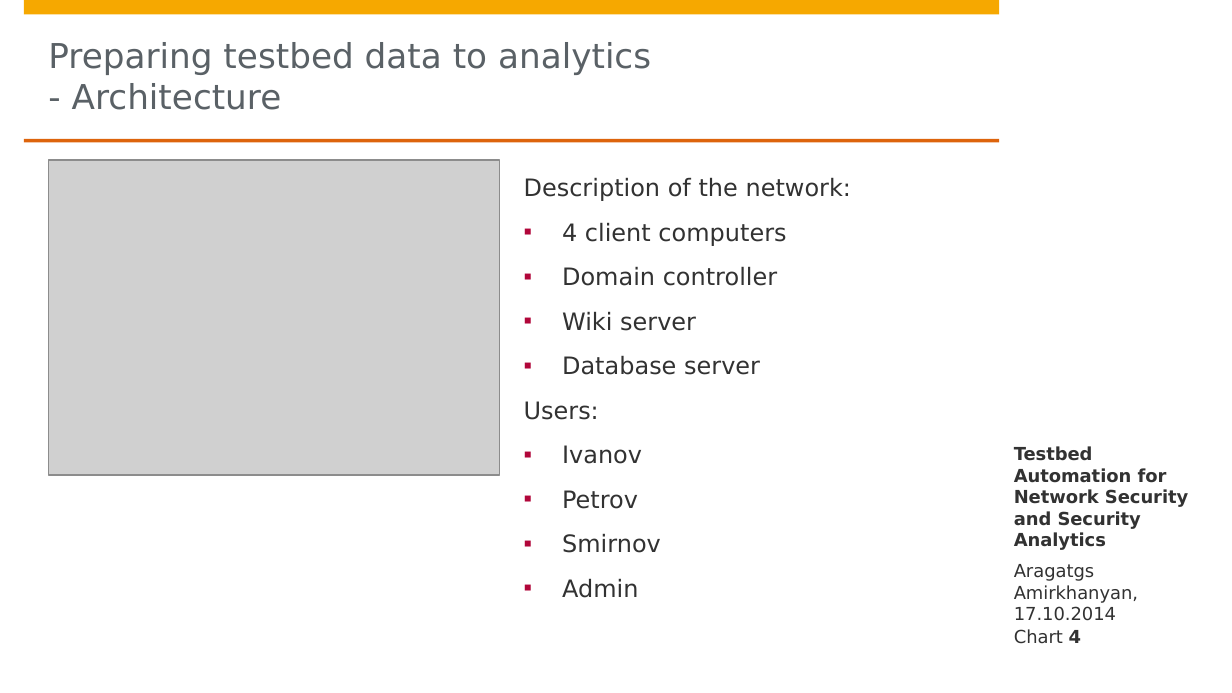
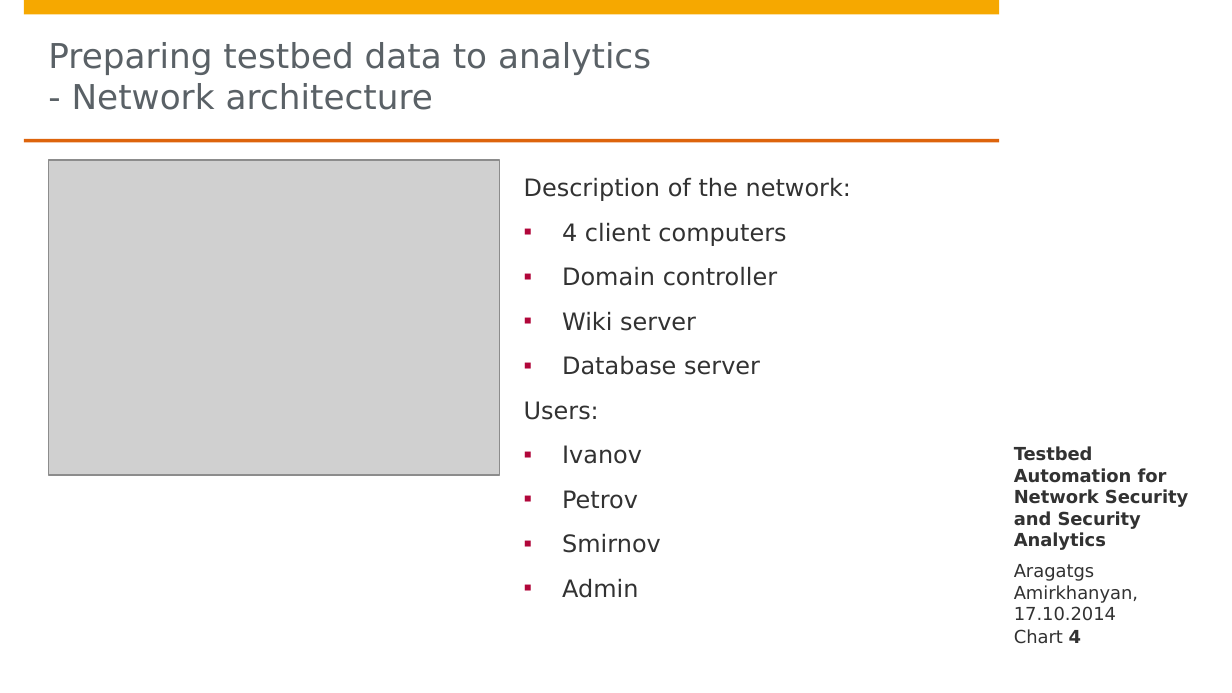
Before and after one commit to aragats/HPI, a slide deck: slide 4 of Research School/Retreat/Fall 2014/retreat release/A.Amirkhanyan/Aragats_Amirkhanyan_Fall_Retreat_2014.pptx. Drawn at 1232x693 pixels with LibreOffice and Linux fonts; fonts in the diff are those of the drawing; grey boxes stand for pictures; background and template pictures are left out. Boxes give left, top, right and bottom in pixels: in the first picture for what was removed or moved away, otherwise in the second. Text is boxed around its words. In the diff, an @@ line names an element or a change of style, - is before the commit and + after.

```diff
--- a/Research School/Retreat/Fall 2014/retreat release/A.Amirkhanyan/Aragats_Amirkhanyan_Fall_Retreat_2014.pptx
+++ b/Research School/Retreat/Fall 2014/retreat release/A.Amirkhanyan/Aragats_Amirkhanyan_Fall_Retreat_2014.pptx
@@ title at bbox=[48, 42, 651, 110]: text changed @@
-Preparing testbed data to analytics
-- Architecture
+Preparing testbed data to analytics
+- Network architecture
```
Also in this commit, not shown: 2 other slides changed.
